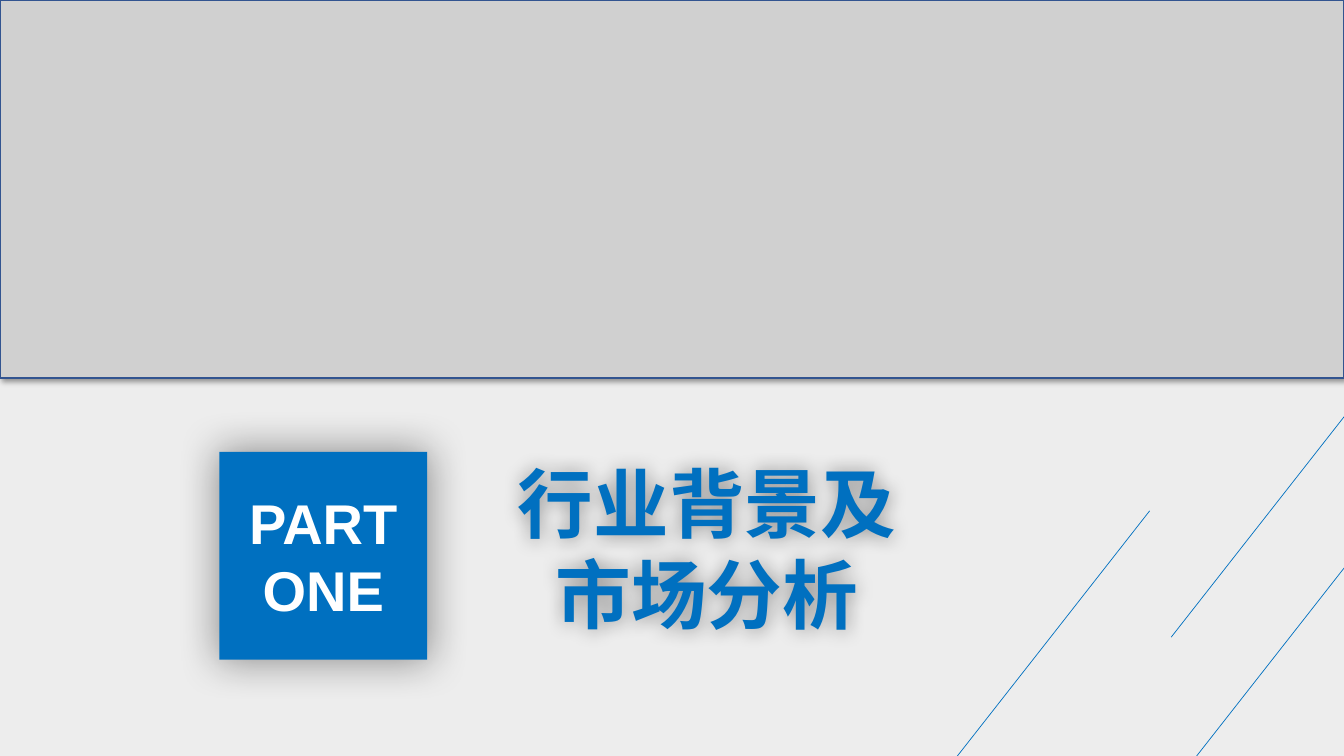
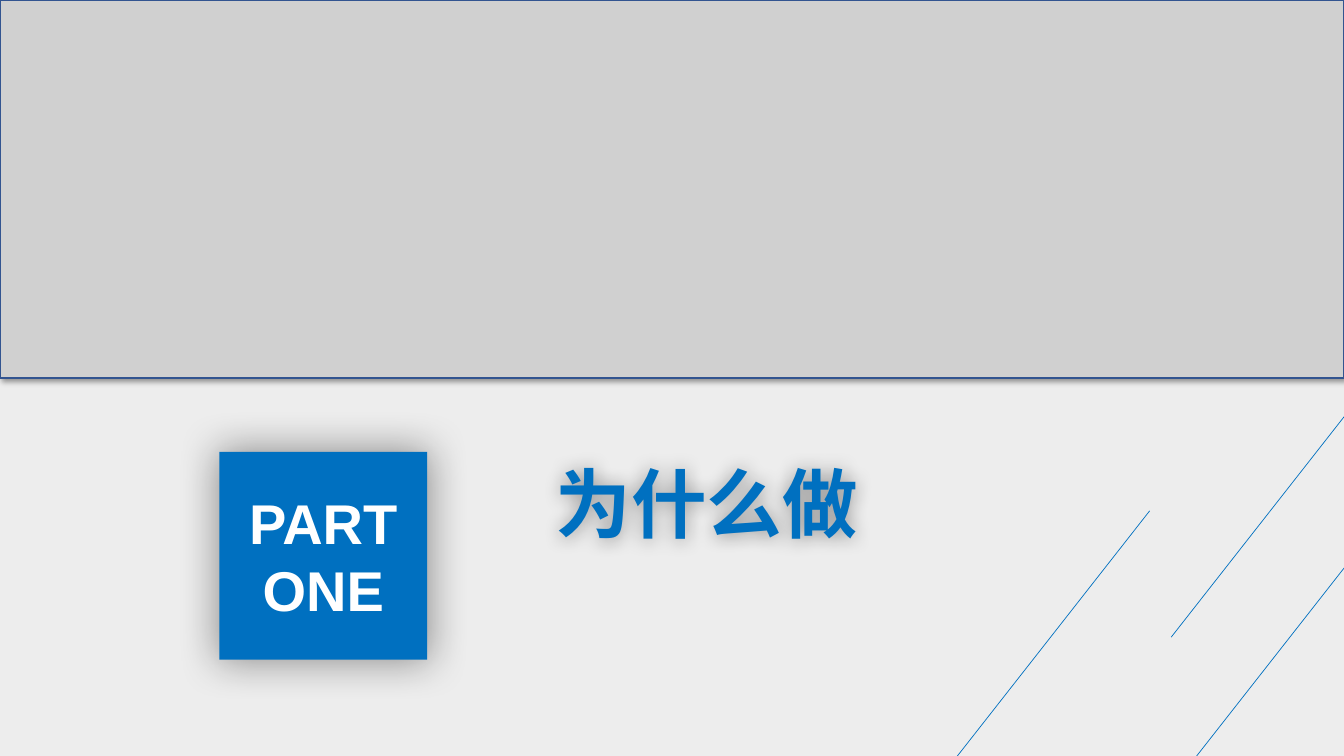
Before and after one commit to 1218lcw/group_21, a slide deck: slide 3 of 第21组-XX项目需求分析答辩PPT.pptx. Drawn at 1344x756 pixels with LibreOffice and Linux fonts; fonts in the diff are those of the drawing; grey boxes stand for pictures. Boxes give left, top, right and bottom in pixels: in the first picture for what was removed or moved away, otherwise in the second. Text is boxed around its words. In the diff, an @@ line names an element or a change of style, - is before the commit and + after.

```diff
--- a/第21组-XX项目需求分析答辩PPT.pptx
+++ b/第21组-XX项目需求分析答辩PPT.pptx
@@ text at bbox=[556, 468, 858, 539]: text changed @@
-行业背景及市场分析
+为什么做
```
Also in this commit, not shown: 3 other slides changed.
